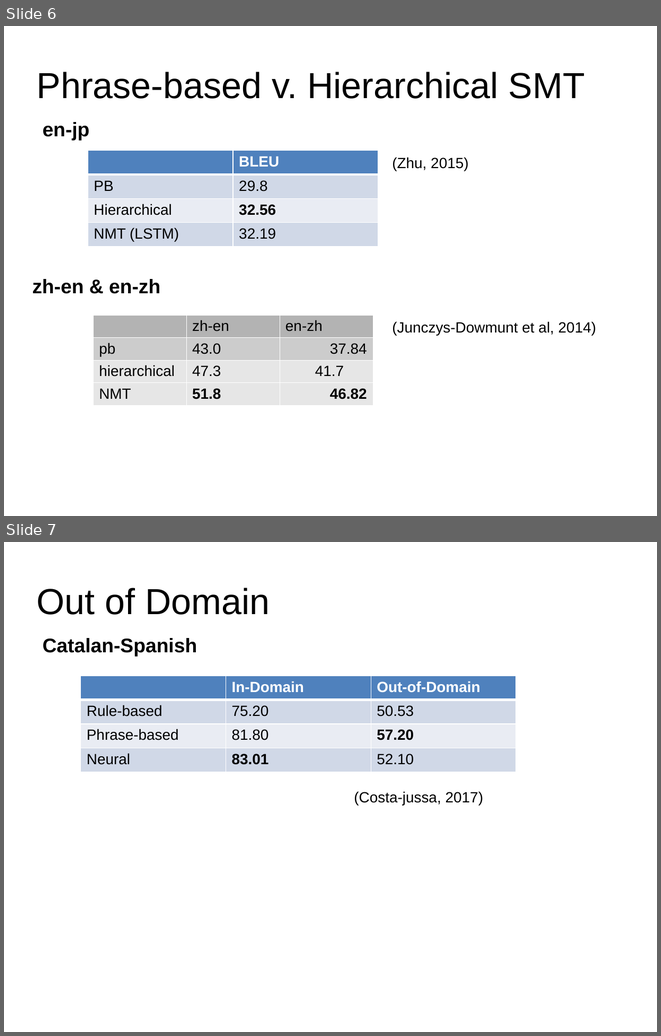
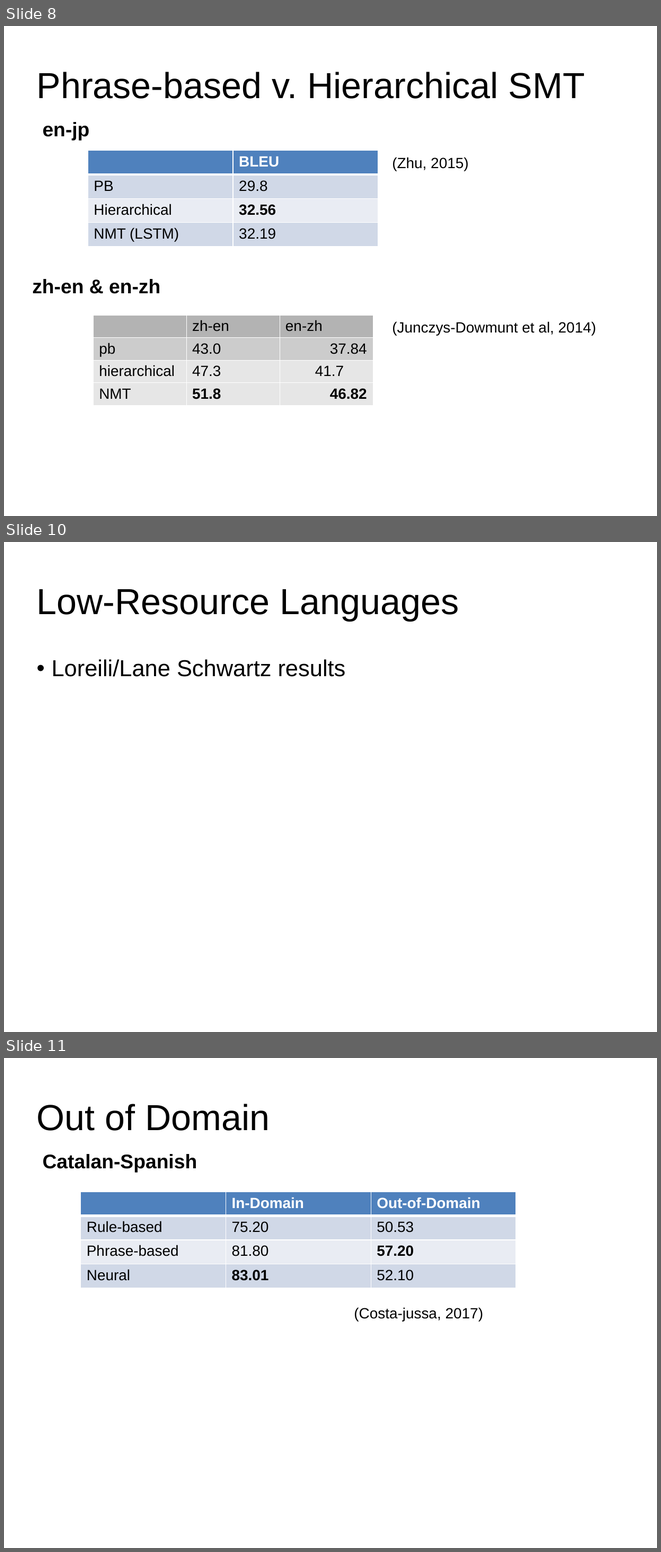
Before and after one commit to hieuhoang/papers, a slide deck: mtma17/slides.pptx. Shown one above the other, each under a label of ours: slides 6 and 7 before the commit, slides 8, 10 and 11 after it; the slides between them are not shown. The pictures are 661x1036 and 661x1552 pixels, drawn with LibreOffice and Linux fonts; fonts in the diff are those of the drawing. Boxes give left, top, right and bottom in pixels: in the first picture for what was removed or moved away, otherwise in the second. Text is boxed around its words. In the diff, an @@ line names an element or a change of style, - is before the commit and + after.

```diff
--- a/mtma17/slides.pptx
+++ b/mtma17/slides.pptx
@@ slide 10 added at <box>4,542,657,1032</box>, background #FFFFFF @@
@@ title added at <box>37,589,459,620</box>, 44 pt, text #000000 @@
+Low-Resource Languages
@@ text added at <box>52,659,346,677</box>, 28 pt, text #000000 @@
+• Loreili/Lane Schwartz results
@@ what was slide 6 is now slide 8 @@
@@ what was slide 7 is now slide 11 @@
```
Also in this commit, not shown: 1 slide changed, 4 other slides added, 1 slide removed.
